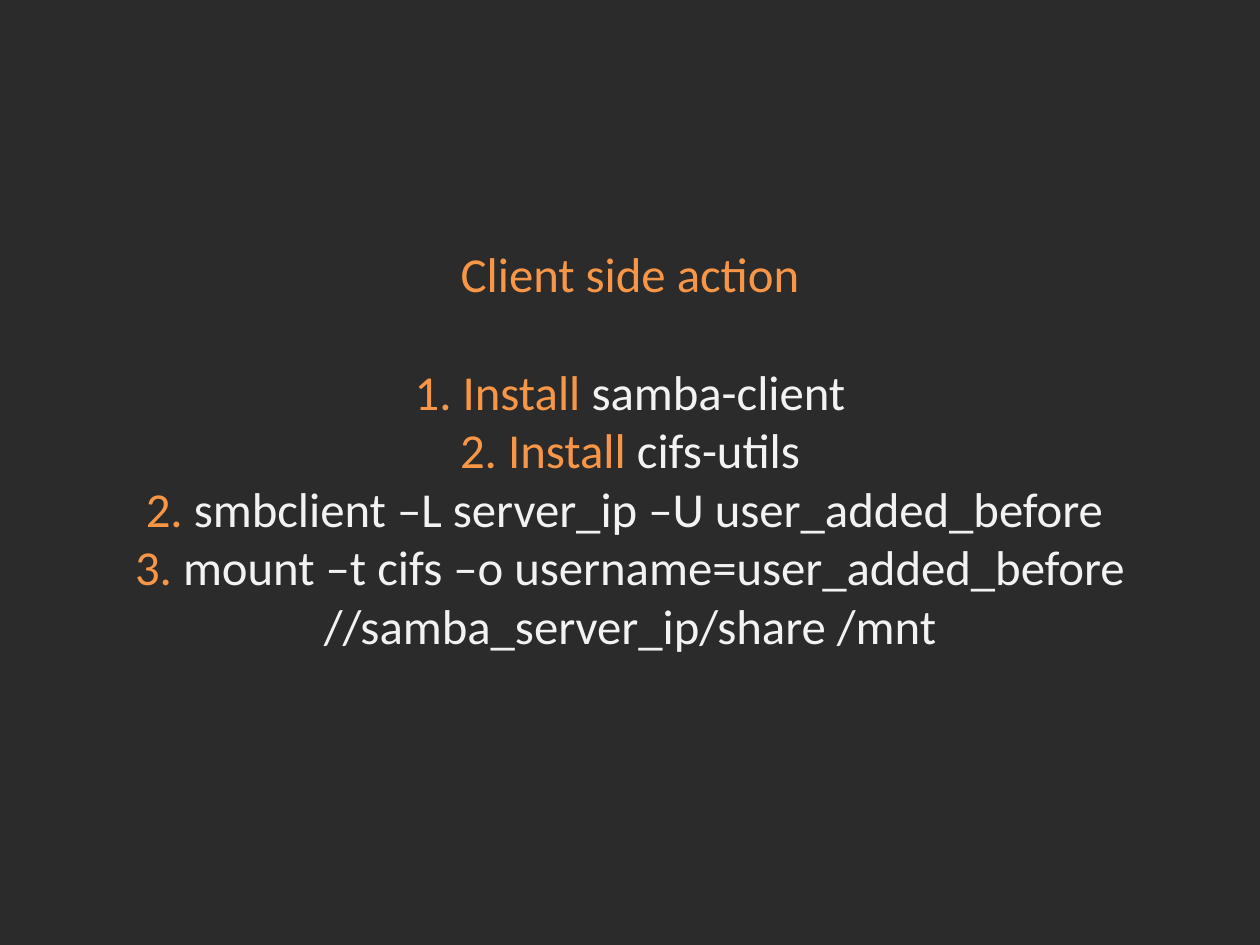
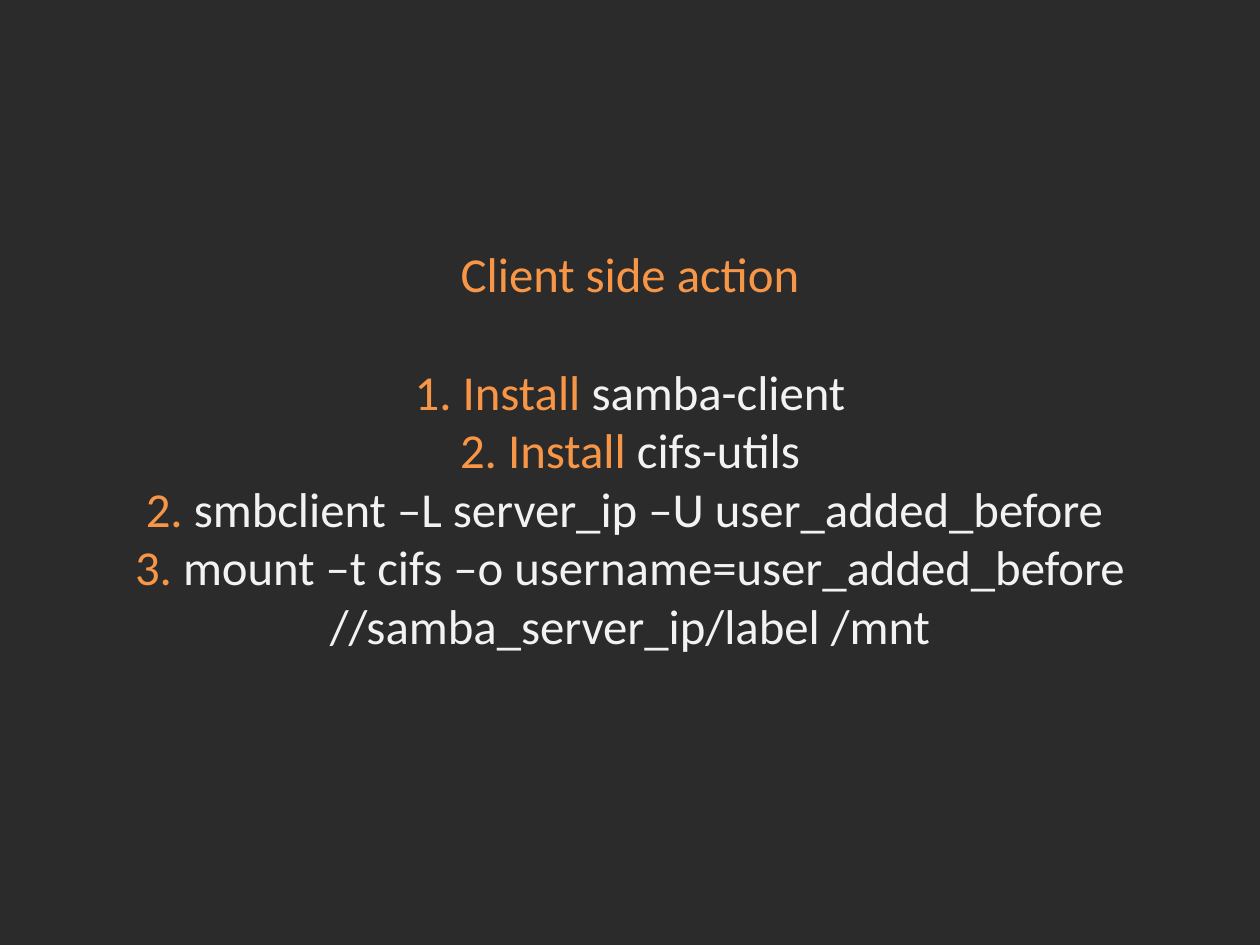
Before and after one commit to Academy-Soft-Intellect/Linux-Course, a slide deck: slide 11 of 12.SSH_NFS_SAMBA/12-SSH_NFS_SAMBA.pptx. Drawn at 1260x945 pixels with LibreOffice and Linux fonts; fonts in the diff are those of the drawing; background and template pictures are left out; a plain dark background stands for a picture behind light text. Boxes give left, top, right and bottom in pixels: in the first picture for what was removed or moved away, otherwise in the second. Text is boxed around its words. In the diff, an @@ line names an element or a change of style, - is before the commit and + after.

```diff
--- a/12.SSH_NFS_SAMBA/12-SSH_NFS_SAMBA.pptx
+++ b/12.SSH_NFS_SAMBA/12-SSH_NFS_SAMBA.pptx
@@ title at [135,258,1124,652]: text changed @@
-Client side action
-1. Install samba-client
-2. Install cifs-utils
-2. smbclient –L server_ip –U user_added_before
-3. mount –t cifs –o username=user_added_before //samba_server_ip/share /mnt
+Client side action
+1. Install samba-client
+2. Install cifs-utils
+2. smbclient –L server_ip –U user_added_before
+3. mount –t cifs –o username=user_added_before //samba_server_ip/label /mnt
```
Also in this commit, not shown: 1 other slide changed, 1 other file.
